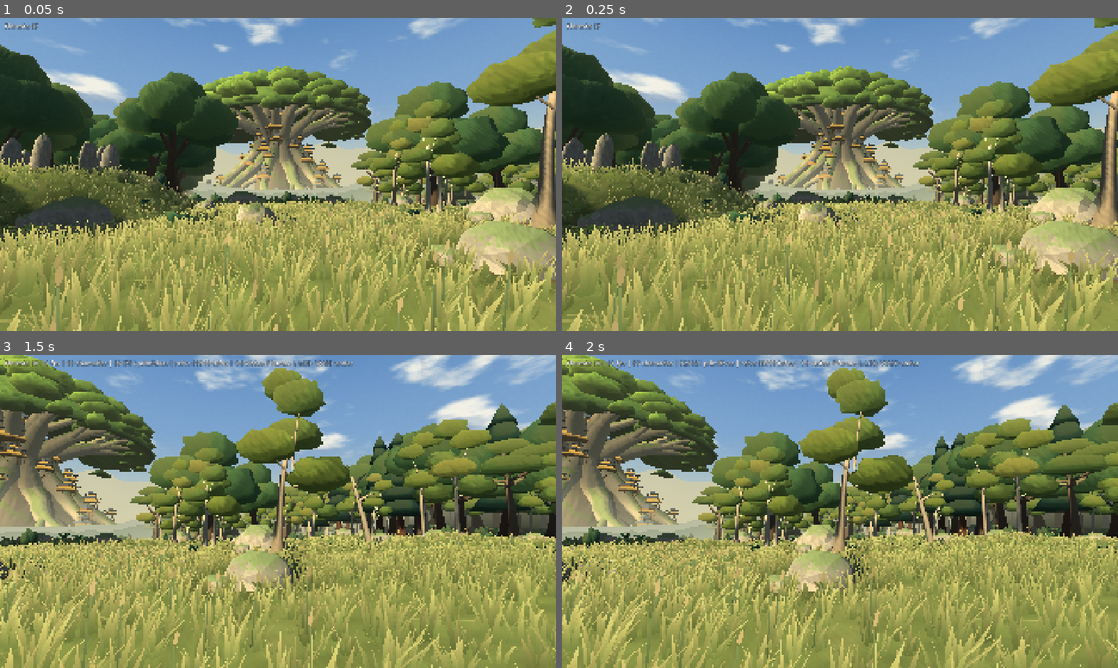
Above: before the commit, frames 1-4 (two rows, left to right).
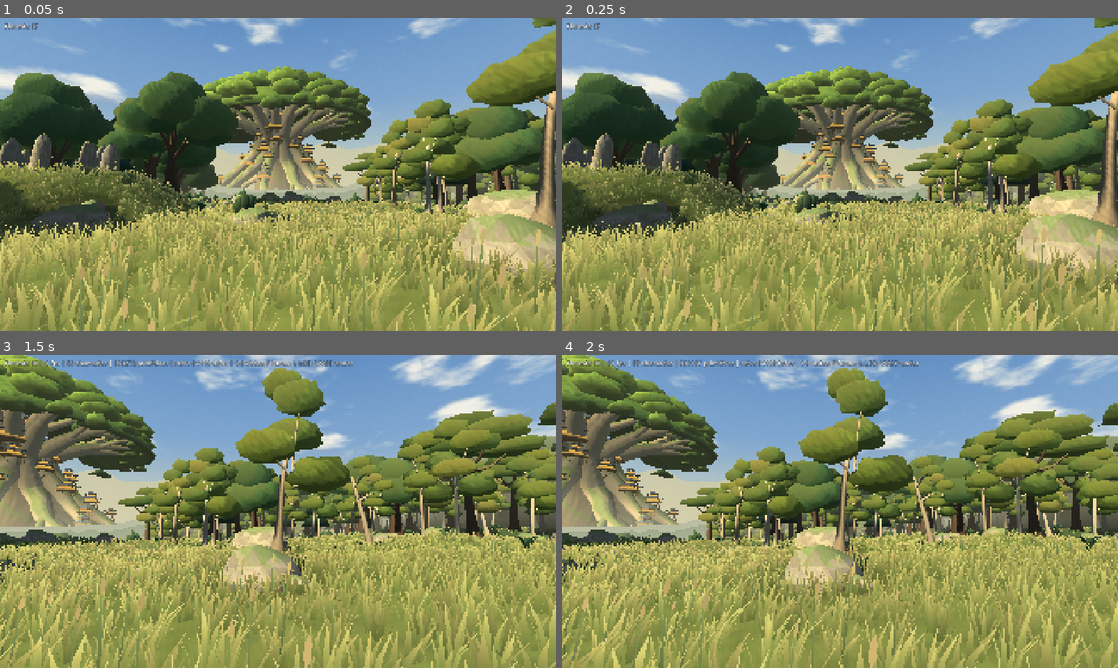
Above: after the commit, the same moments.

Repository: arthof09-ai/jogo-verdadeiro-rascunhos
Game: Godot game, scene res://mapa/floresta/campo_floresta.tscn
The game is run twice, just before and just after one commit, with the same random seed, the same clock (stepped at 60 frames per second) and the same inputs. This scene is started directly instead of the project's main scene.
Inputs (mouse positions are in pixels of both pictures, inside the frame that each line leads up to):
- Up to frame 1 (0.05 s): no input
- Up to frame 2 (0.25 s): no input
- Up to frame 3 (1.5 s): tap Enter at 0.5 s; move the mouse to (400, 495) at 0.52 s; hold Right 0.53-1.25 s; tap 1 at 0.6 s; click (400, 495) at 0.67 s; tap Space at 0.77 s; drag from (166, 527) to (250, 574) at 1.27 s
- Up to frame 4 (2 s): no input

The runs differ from the first frame. In frame 1, 30% of the frame differs, in the area x 0-100%, y 8-100%; in frame 2, 30%; in frame 3, 33%; in frame 4, 33%, in the area x 0-100%, y 1-100%.

Commit message:
Ordem 38 (mapa da floresta) — defeitos 4 e 8: o carvalho do canto NO sai de entre o sol e a vista 05 (a encosta do outeiro ficava a negro, à sombra dele) e o abeto do canto SO recua para a orla. Trabalho da sessão que morreu às 06:37, conferido na sucessão 3: cena abre em headless com 0 erros, vista 05 vista com os olhos (encosta ao sol, menires recortados no céu)
Co-Authored-By: Claude <noreply@anthropic.com>

Diff:
--- a/rascunhos/cliente/mapa/floresta/campo_floresta.gd
+++ b/rascunhos/cliente/mapa/floresta/campo_floresta.gd
@@ -896,8 +896,9 @@
 	# norte (a vista da Árvore Ancestral) ficam abertos; as rampas e o corredor ficam livres.
 	var dentro: Array = [
 		# NO — carvalhos velhos a norte e a oeste do outeiro (nunca a oés-sudoeste: o sol da
-		# tarde tem de chegar aos menires; e nenhum na linha das vistas etiquetadas)
-		[-33.5, -24.0, 17.5, R], [-17.5, -30.5, 16.0, R], [-33.5, -1.5, 15.5, R], [-22.5, -35.0, 15.0, R],
+		# tarde tem de chegar aos menires; nenhum na linha das vistas etiquetadas, nem entre elas
+		# e o sol — a vista do canto NO ficava à sombra de um carvalho, com a encosta a negro)
+		[-36.5, -33.0, 17.5, R], [-17.5, -30.5, 16.0, R], [-33.5, -1.5, 15.5, R], [-22.5, -35.0, 15.0, R],
 		# NE — vidoeiros à volta do charco
 		[11.5, -27.5, 12.0, J], [14.0, -30.5, 10.5, J], [31.0, -12.5, 12.5, J], [33.5, -32.5, 13.0, J],
 		[28.0, -8.5, 11.0, J], [9.5, -12.0, 11.5, J], [10.5, -34.5, 12.0, J], [34.0, -21.0, 10.0, J],
@@ -905,7 +906,7 @@
 		[33.5, 19.5, 16.0, G], [19.5, 34.0, 17.0, G], [33.0, 33.0, 18.0, G],
 		[34.0, 3.0, 14.0, G], [2.0, 35.0, 16.0, G],
 		# SO — abetos a ladear a garganta
-		[-31.5, 14.0, 18.0, C], [-33.0, 20.5, 15.5, C], [-34.0, 32.0, 20.0, C], [-9.0, 27.5, 17.0, C],
+		[-31.5, 14.0, 18.0, C], [-33.0, 20.5, 15.5, C], [-35.5, 36.0, 20.0, C], [-9.0, 27.5, 17.0, C],
 		[-10.0, 15.0, 15.0, C], [-28.0, 35.0, 18.0, C], [-11.5, 34.0, 16.0, C]]
 	for d: Array in dentro:
 		var x: float = d[0]
